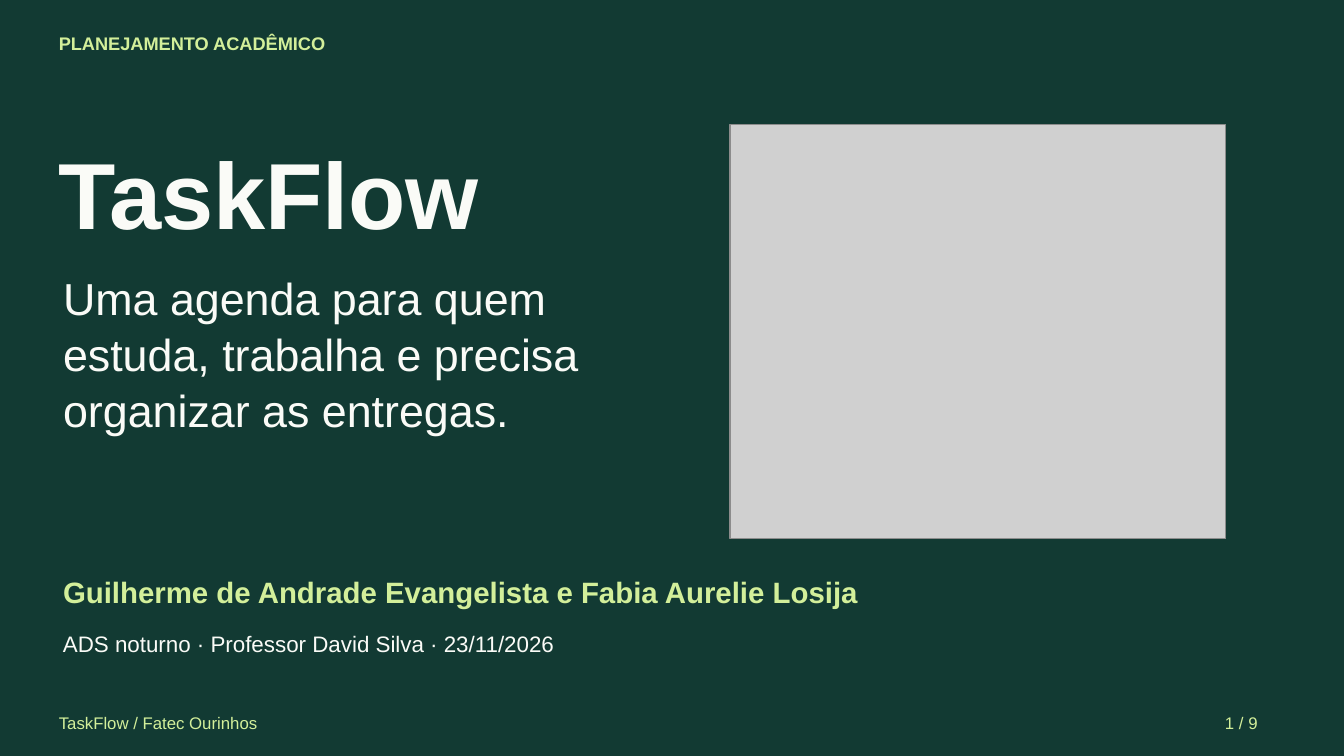
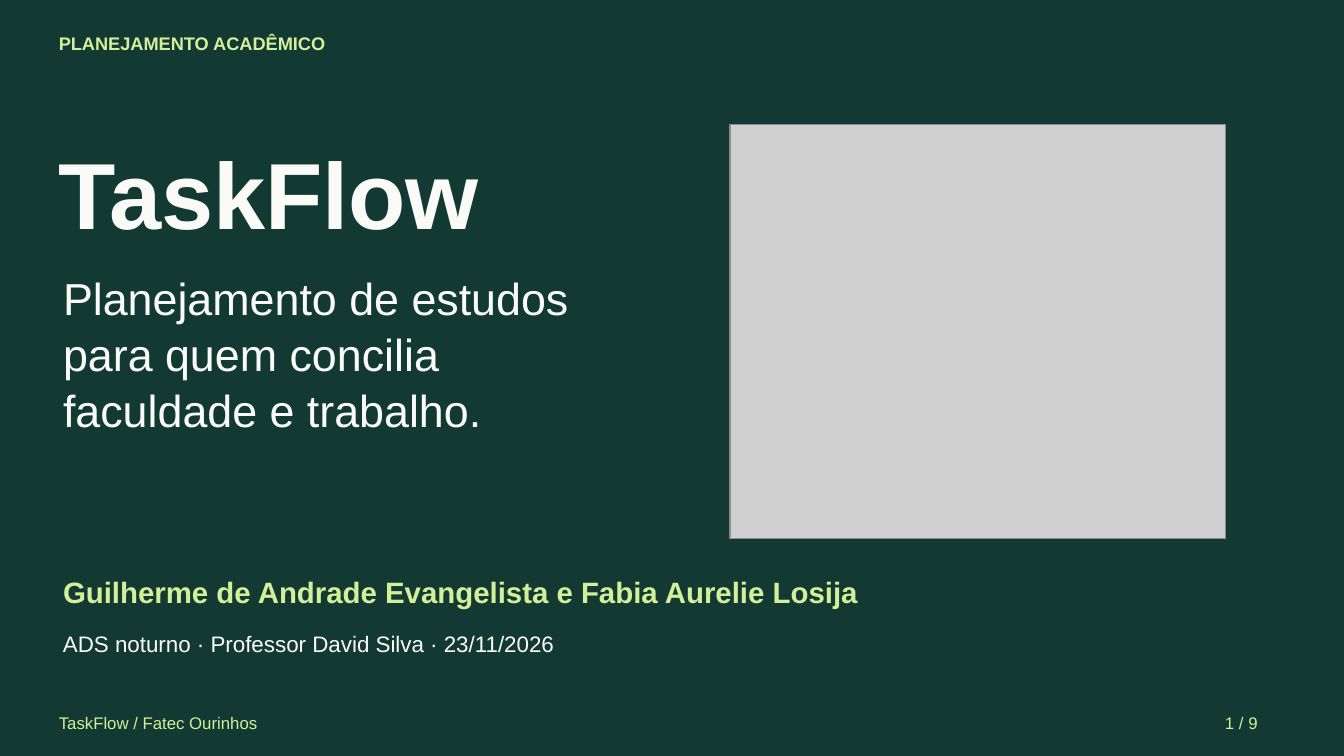
Before and after one commit to Guilherme2846/TaskFlow, a slide deck: slide 1 of docs/TaskFlow_Apresentacao.pptx. Drawn at 1344x756 pixels with LibreOffice and Linux fonts; fonts in the diff are those of the drawing; grey boxes stand for pictures. Boxes give left, top, right and bottom in pixels: in the first picture for what was removed or moved away, otherwise in the second. Text is boxed around its words. In the diff, an @@ line names an element or a change of style, - is before the commit and + after.

```diff
--- a/docs/TaskFlow_Apresentacao.pptx
+++ b/docs/TaskFlow_Apresentacao.pptx
@@ text at (x1=63, y1=282, x2=569, y2=323): text changed @@
-Uma agenda para quem
+Planejamento de estudos
@@ text at (x1=63, y1=338, x2=439, y2=379): text changed @@
-estuda, trabalha e precisa
+para quem concilia
@@ text at (x1=63, y1=394, x2=481, y2=428): text changed @@
-organizar as entregas.
+faculdade e trabalho.
```
Also in this commit, not shown: 2 other slides changed, 1 other file.
